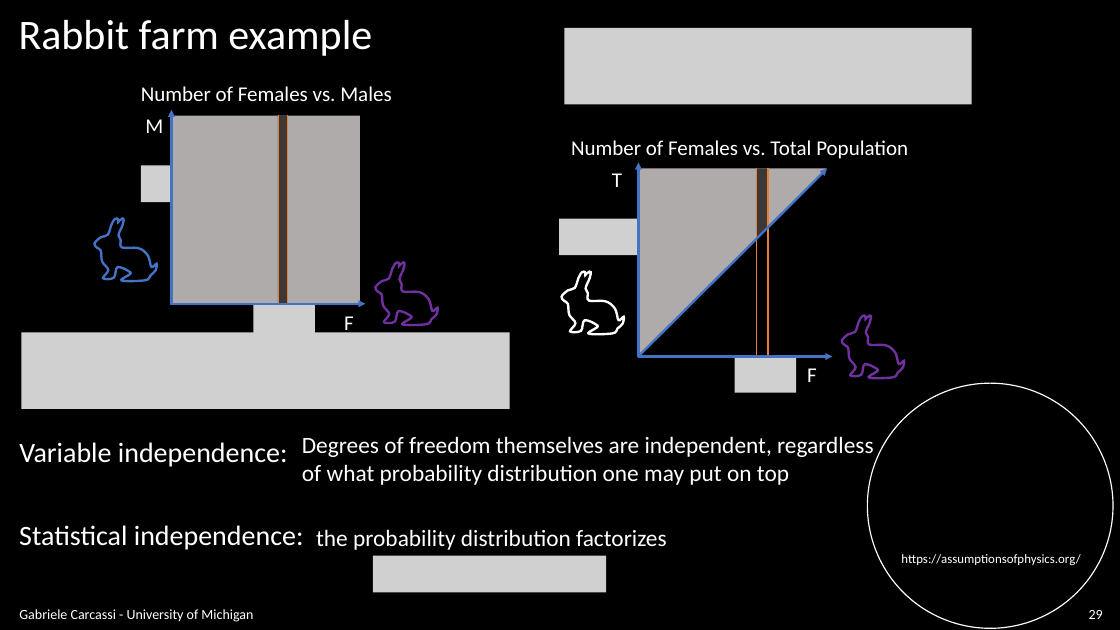
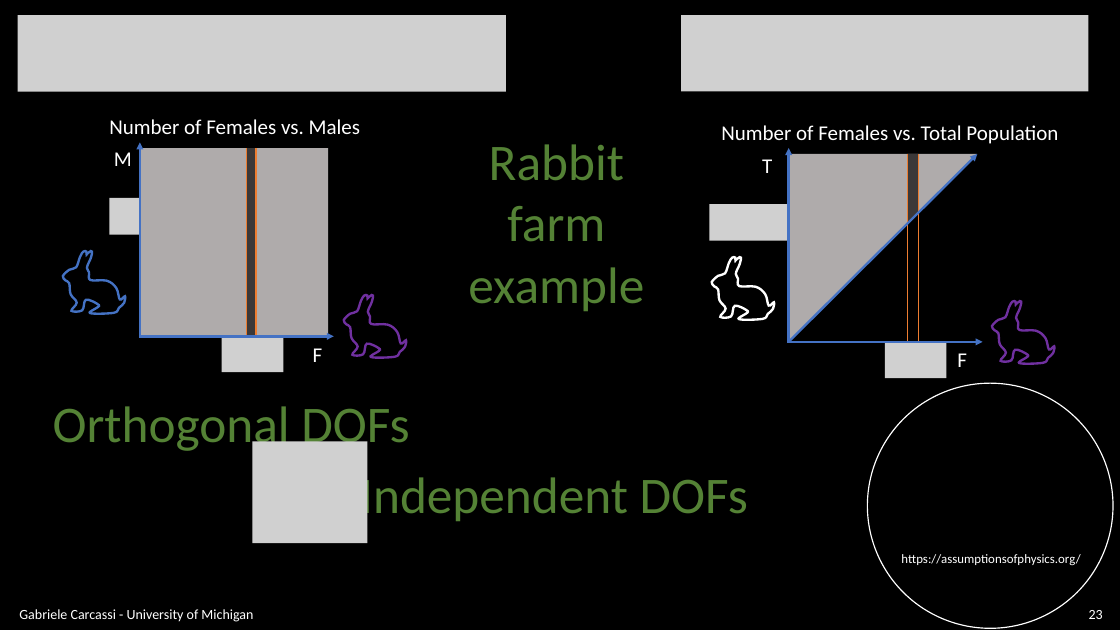
Before and after one commit to assumptionsofphysics/slides, a slide deck: slide 23 of BookCompanions-v2/RP-Class-4.pptx (slide 29 before the commit). Drawn at 1120x630 pixels with LibreOffice and Linux fonts; fonts in the diff are those of the drawing; grey boxes stand for pictures; background and template pictures are left out. Boxes give left, top, right and bottom in pixels: in the first picture for what was removed or moved away, otherwise in the second. Text is boxed around its words. In the diff, an @@ line names an element or a change of style, - is before the commit and + after.

```diff
--- a/BookCompanions-v2/RP-Class-4.pptx
+++ b/BookCompanions-v2/RP-Class-4.pptx
@@ picture added at <box>18,15,506,92</box> @@
@@ picture: place and size @@
-picture at <box>565,28,972,104</box>
+picture at <box>681,15,1089,92</box>
@@ 3 texts, 2 freeform shapes, 2 lines, 1 arrow, 1 rectangle: place and size @@
-3 texts, 2 freeform shapes, 2 lines, 1 arrow, 1 rectangle at <box>94,86,438,336</box>
+3 texts, 2 freeform shapes, 2 lines, 1 arrow, 1 rectangle at <box>63,119,406,362</box>
@@ text "Rabbit farm example": place and size @@
-text "Rabbit farm example" at <box>19,20,372,56</box>
+text "Rabbit farm example" at <box>468,144,644,311</box>
@@ text "Rabbit farm example" at <box>468,144,644,311</box>: size 36 to 44 pt, text colour #FFFFFF to #548235; alignment left to centre @@
@@ 4 freeform shapes, 3 texts, 3 arrows, 2 pictures, 2 lines, 1 rectangle: place and size @@
-4 freeform shapes, 3 texts, 3 arrows, 2 pictures, 2 lines, 1 rectangle at <box>560,140,908,393</box>
+4 freeform shapes, 3 texts, 3 arrows, 2 pictures, 2 lines, 1 rectangle at <box>710,125,1058,379</box>
@@ picture removed at <box>21,333,509,409</box> @@
@@ 2 pictures, 1 rectangle, 1 arrow: place and size @@
-2 pictures, 1 rectangle, 1 arrow at <box>141,116,365,340</box>
+2 pictures, 1 rectangle, 1 arrow at <box>109,148,334,372</box>
@@ text added at <box>53,406,409,455</box>, 44 pt, text #548235 @@
+Orthogonal DOFs
@@ text removed at <box>19,442,288,467</box> @@
-Variable independence:
@@ picture added at <box>252,441,367,543</box> @@
@@ text removed at <box>302,436,874,485</box> @@
-Degrees of freedom themselves are independent, regardless
-of what probability distribution one may put on top
@@ text added at <box>360,471,748,526</box>, 44 pt, text #548235 @@
+Independent DOFs
@@ text removed at <box>19,525,304,550</box> @@
-Statistical independence:
@@ text removed at <box>316,529,667,550</box> @@
-the probability distribution factorizes
@@ picture removed at <box>373,555,607,592</box> @@
@@ page number at <box>1089,610,1103,619</box>: text changed @@
-29
+23
```
Also in this commit, not shown: 19 other slides changed, 9 slides added.
